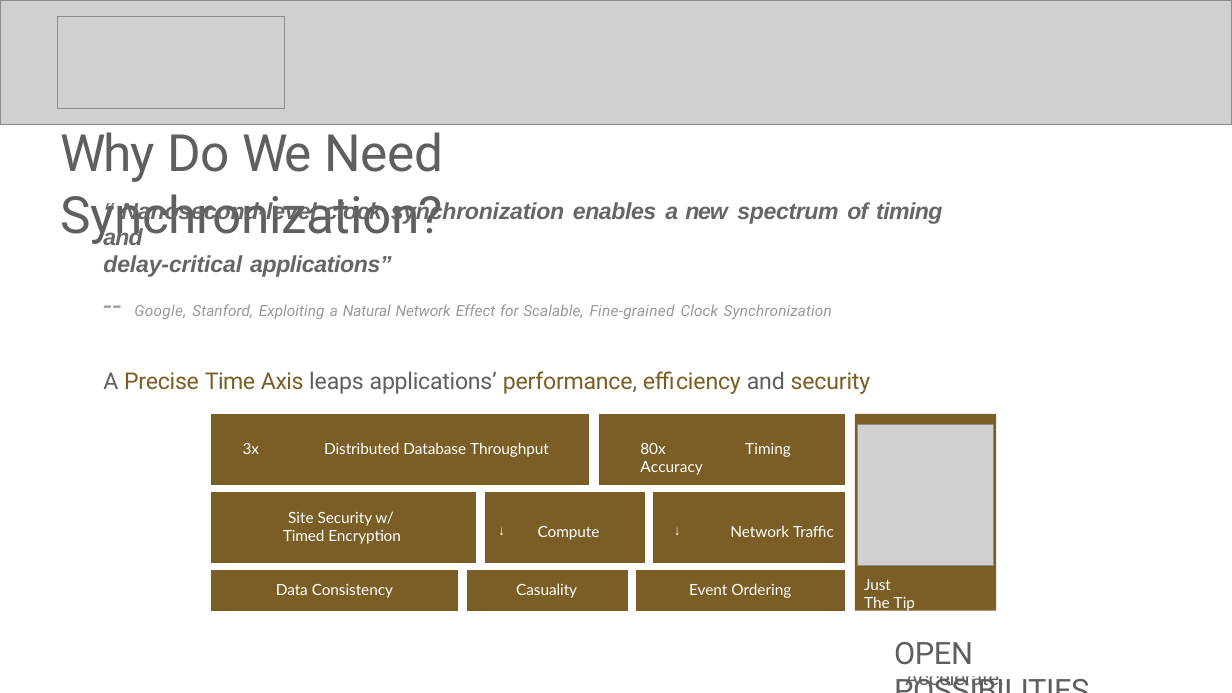
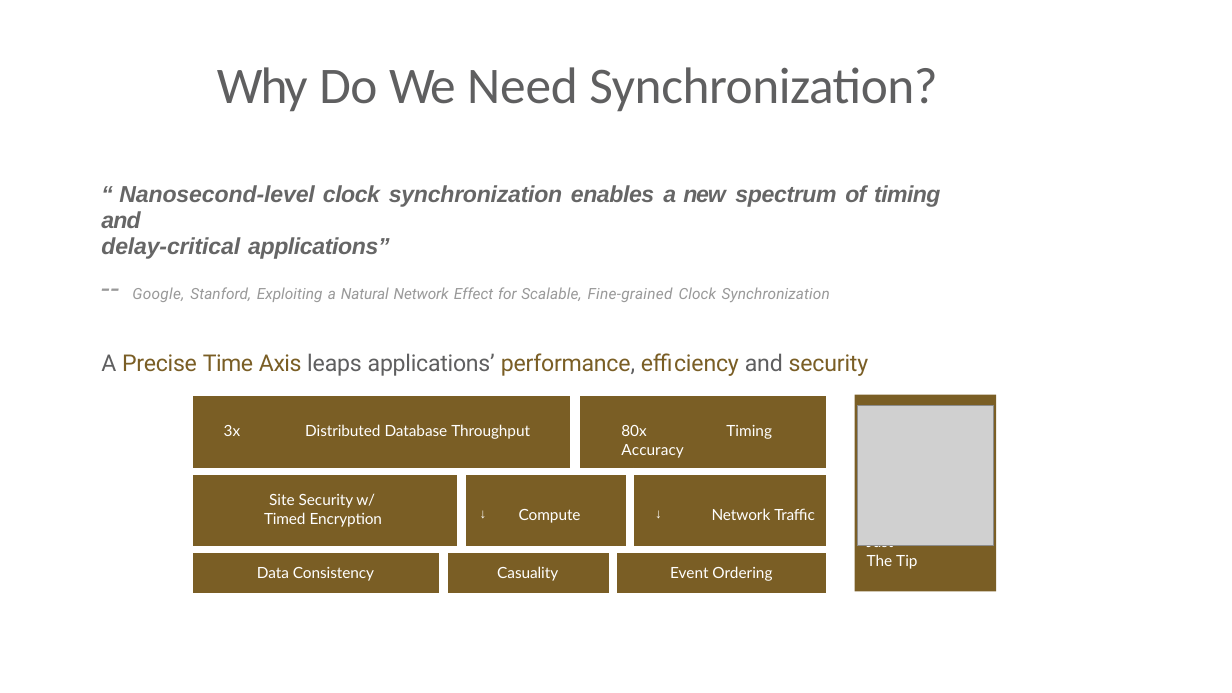
Before and after one commit to SiwaNetwork/QUANTUM, a slide deck: slide 2 of Time-Card/ДОКУМЕНТЫ/МАТЕРИАЛ СТАТЬИ/End User Synchronization.pptx. Drawn at 1232x693 pixels with LibreOffice and Linux fonts; fonts in the diff are those of the drawing; grey boxes stand for pictures. Boxes give left, top, right and bottom in pixels: in the first picture for what was removed or moved away, otherwise in the second. Text is boxed around its words. In the diff, an @@ line names an element or a change of style, - is before the commit and + after.

```diff
--- a/Time-Card/ДОКУМЕНТЫ/МАТЕРИАЛ СТАТЬИ/End User Synchronization.pptx
+++ b/Time-Card/ДОКУМЕНТЫ/МАТЕРИАЛ СТАТЬИ/End User Synchronization.pptx
@@ picture removed at [0, 0, 1232, 125] @@
@@ picture removed at [57, 16, 285, 108] @@
@@ title "Why Do We Need Synchronization?": place and size @@
-title "Why Do We Need Synchronization?" at [60, 124, 565, 225]
+title "Why Do We Need Synchronization?" at [217, 67, 937, 112]
@@ title "Why Do We Need Synchronization?" at [217, 67, 937, 112]: font Roboto to Calibri; vertical alignment top to middle @@
@@ text "“ Nanosecond-level clock synchronization enables ...": place and size @@
-text "“ Nanosecond-level clock synchronization enables ..." at [103, 201, 942, 394]
+text "“ Nanosecond-level clock synchronization enables ..." at [101, 185, 940, 376]
@@ text "Just The Tip" rewrapped from [864, 579, 915, 612] to [867, 545, 917, 569] @@
@@ table: place and size @@
-table at [212, 414, 847, 611]
+table at [192, 396, 827, 593]
@@ freeform shape: place and size @@
-freeform shape at [855, 414, 996, 611]
+freeform shape at [855, 395, 996, 592]
@@ picture: place and size @@
-picture at [858, 424, 994, 565]
+picture at [858, 406, 994, 546]
@@ freeform shape removed at [884, 629, 1202, 677] @@
@@ text removed at [894, 642, 973, 665] @@
-OPEN POSSIBILITIES
@@ text removed at [905, 643, 1004, 691] @@
-Connect. Collaborate. Accelerate.
```
Also in this commit, not shown: 19 other slides changed, 1 slide added, 5 slides removed, 4 other files.
